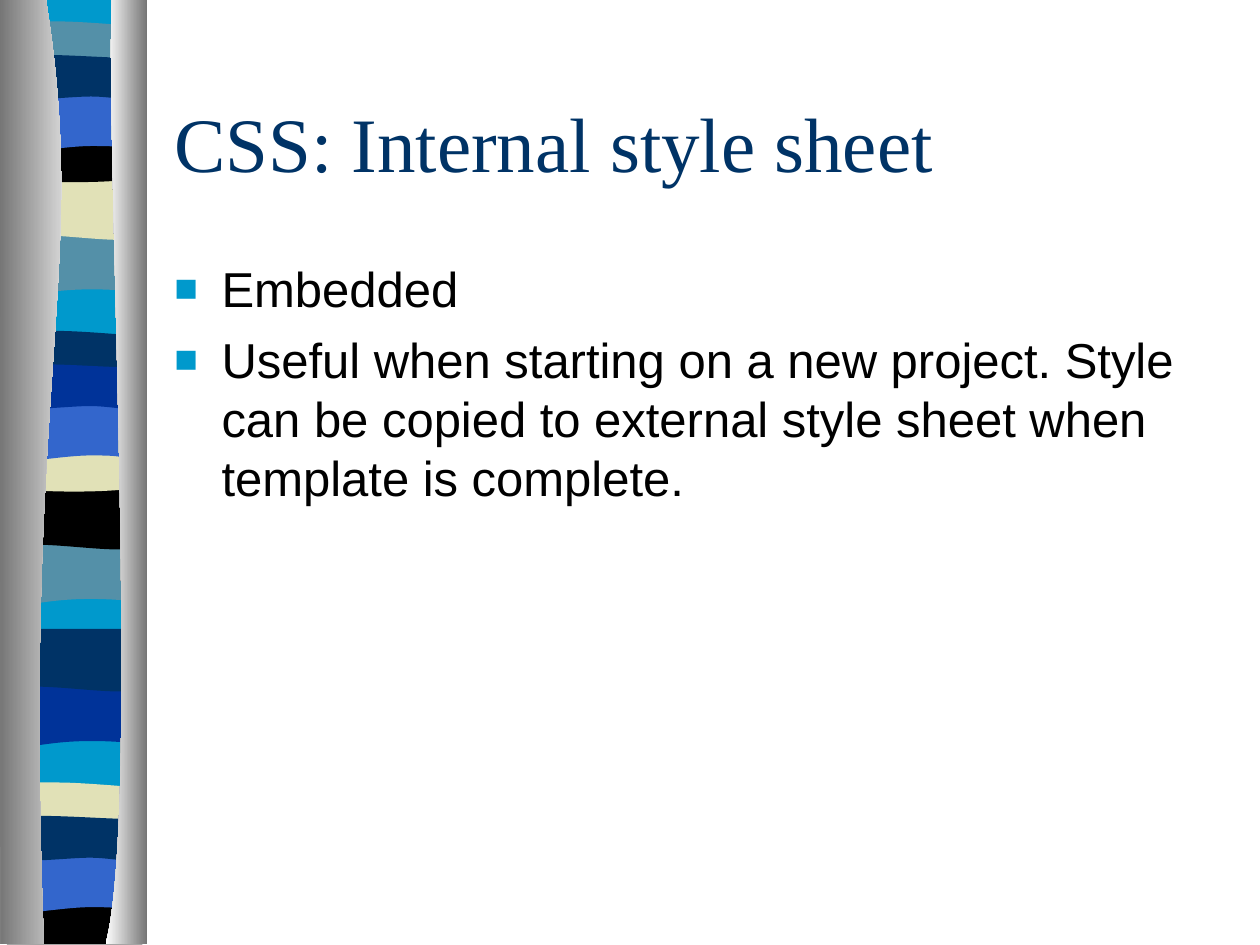
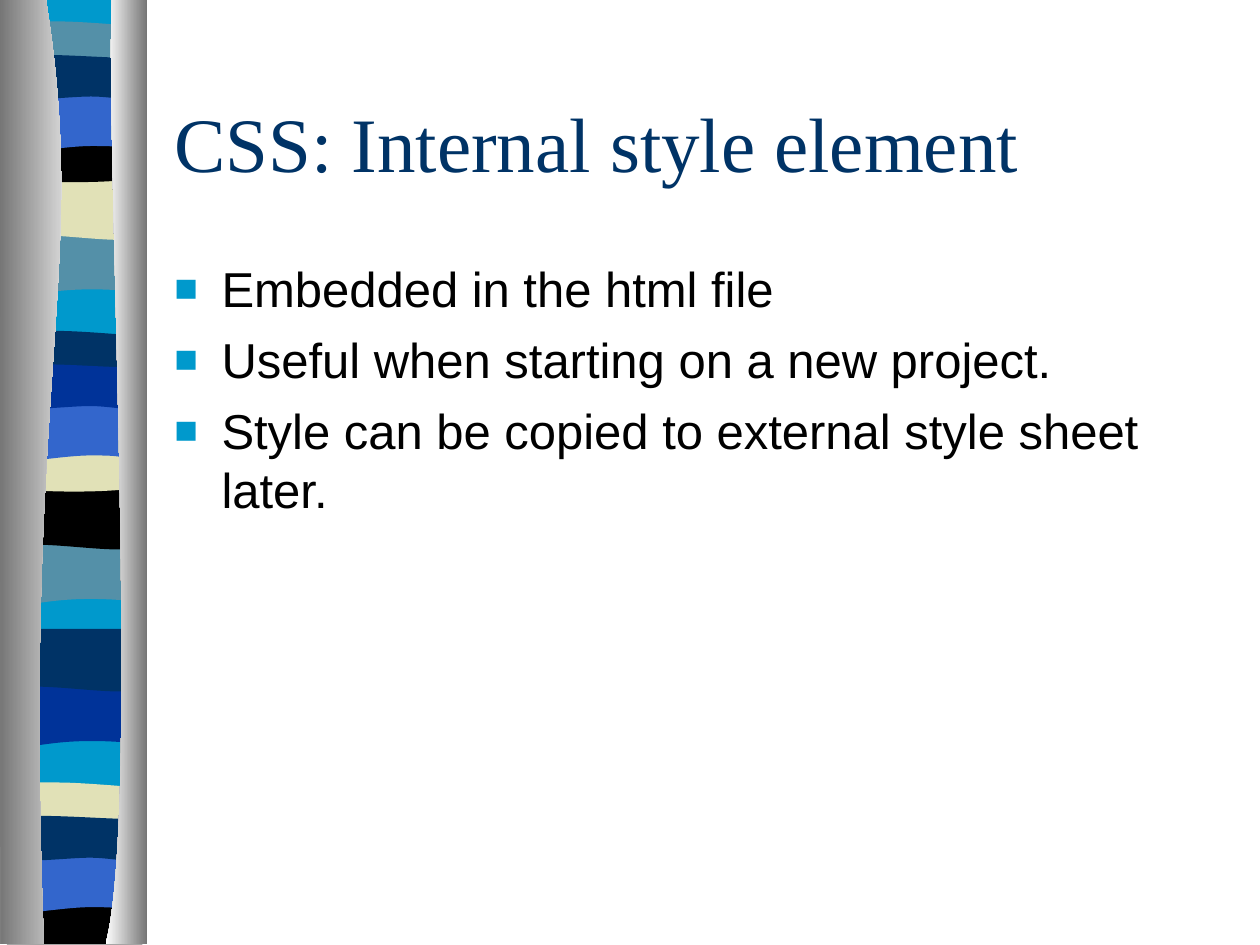
Before and after one commit to arhswebdesign/arhswebdesign.github.io, a slide deck: slide 11 of powerpoint/CSS_story.ppt (slide 13 before the commit). Drawn at 1260x945 pixels with LibreOffice and Linux fonts; fonts in the diff are those of the drawing. Boxes give left, top, right and bottom in pixels: in the first picture for what was removed or moved away, otherwise in the second. Text is boxed around its words. In the diff, an @@ line names an element or a change of style, - is before the commit and + after.

```diff
--- a/powerpoint/CSS_story.ppt
+++ b/powerpoint/CSS_story.ppt
@@ title at box(174, 118, 1018, 187): text changed @@
-CSS: Internal style sheet
+CSS: Internal style element
@@ text at box(222, 271, 1139, 509): text changed @@
-■ Embedded
-■ Useful when starting on a new project. Style can be copied to external style sheet when template is complete.
+■ Embedded in the html file
+■ Useful when starting on a new project.
+■ Style can be copied to external style sheet later.
```
Also in this commit, not shown: 7 other slides changed.
